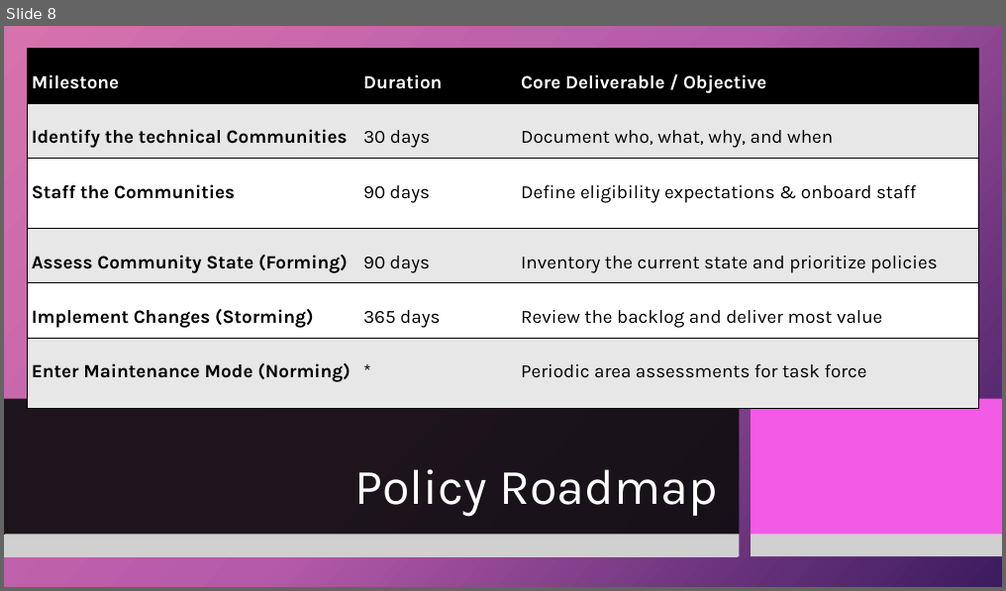
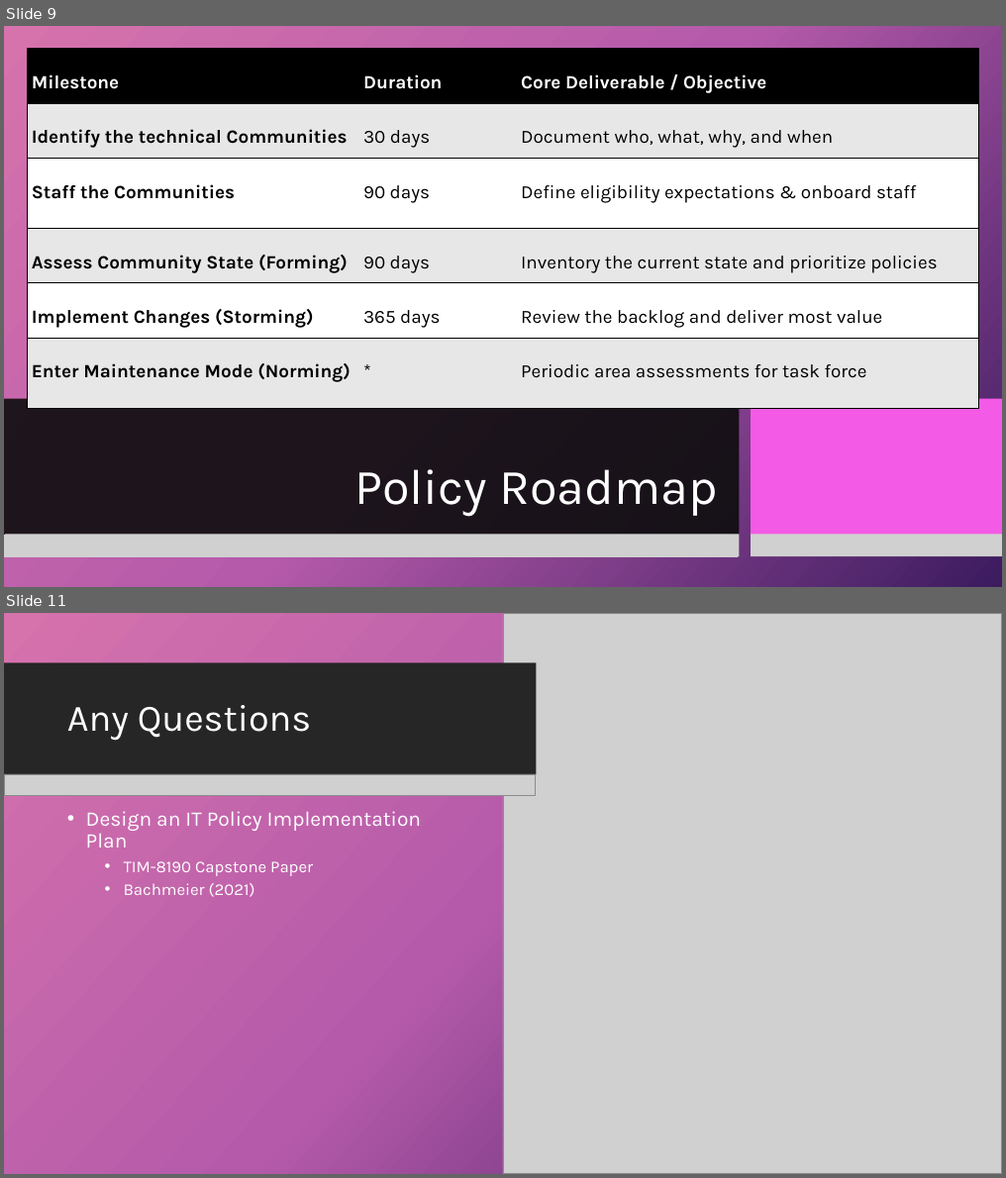
Before and after one commit to dr-natetorious/TIM-8190-Computer_Policy_Strategy, a slide deck: Section3_Implementation/Week8_Present/BachmeierNTIM8190-8.pptx. Shown one above the other, each under a label of ours: slide 8 before the commit, slides 9 and 11 after it; the slides between them are not shown. The pictures are 1006x591 and 1006x1178 pixels, drawn with LibreOffice and Linux fonts; fonts in the diff are those of the drawing; grey boxes stand for pictures; background and template pictures are left out. Boxes give left, top, right and bottom in pixels: in the first picture for what was removed or moved away, otherwise in the second. Text is boxed around its words. In the diff, an @@ line names an element or a change of style, - is before the commit and + after.

```diff
--- a/Section3_Implementation/Week8_Present/BachmeierNTIM8190-8.pptx
+++ b/Section3_Implementation/Week8_Present/BachmeierNTIM8190-8.pptx
@@ slide 11 added at (x1=4, y1=613, x2=1002, y2=1174), background picture (left out); not listed: 2 template elements that a slide beside it also shows @@
@@ rectangle added at (x1=4, y1=613, x2=1002, y2=1174), fill gradient #D774AD to #B55CAB to #3E1C5F @@
@@ picture added at (x1=503, y1=613, x2=1002, y2=1174) @@
@@ rectangle added at (x1=4, y1=663, x2=537, y2=775), fill #262626 @@
@@ title added at (x1=67, y1=705, x2=311, y2=740), 36 pt, text #FFFFFF @@
+Any Questions
@@ picture added at (x1=4, y1=774, x2=536, y2=796) @@
@@ text added at (x1=86, y1=811, x2=421, y2=897), 16 pt, text #FFFFFF @@
+• Design an IT Policy Implementation Plan
+  • TIM-8190 Capstone Paper
+  • Bachmeier (2021)
@@ what was slide 8 is now slide 9 @@
```
Also in this commit, not shown: 1 slide changed, 7 other slides added, 4 slides removed.
